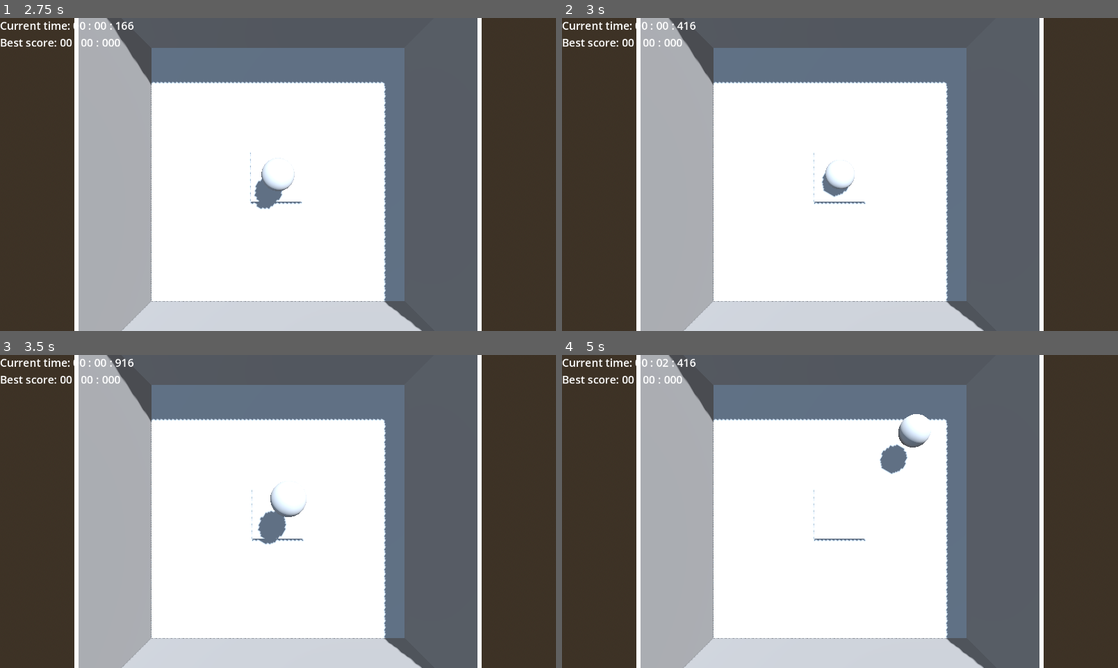
Above: before the commit, frames 1-4 (two rows, left to right).
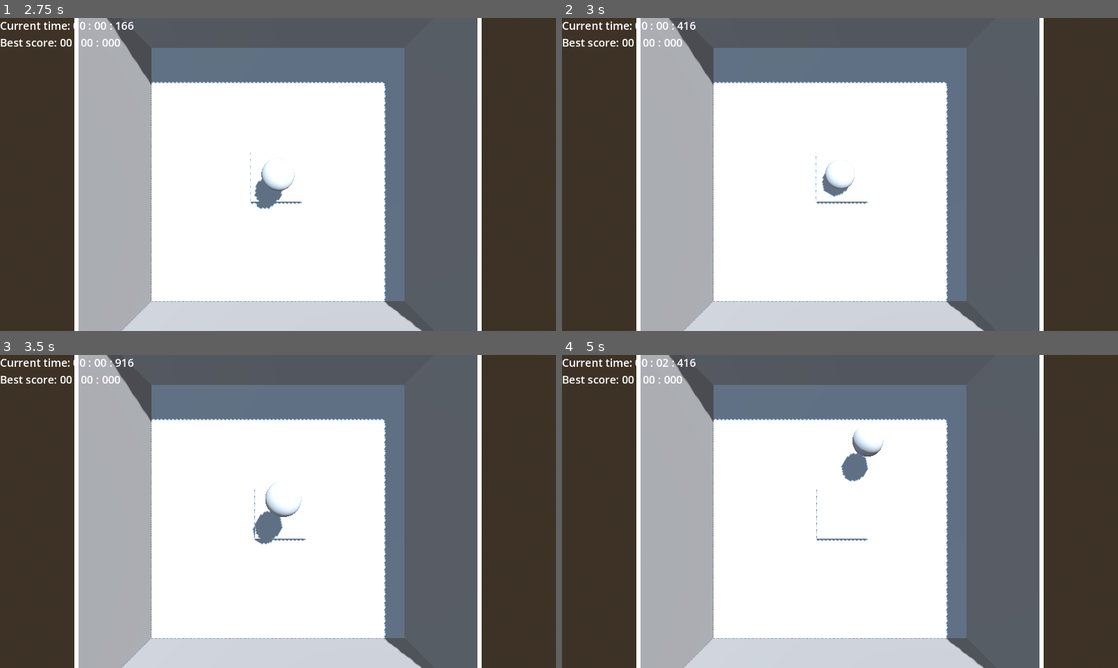
Above: after the commit, the same moments.

Repository: warriormaster12/Fsj2025
Game: Godot game, scene res://levels/actual_level.tscn
Same seed, same stepped clock (60 frames per second), same inputs: the game is played once before the commit and once after it. This scene is started directly instead of the project's main scene.
Inputs:
- Up to frame 1 (2.75 s): click "Start game" at 0.5 s; tap S (move_d) at 1.35 s; tap A (move_l) at 2.1 s
- Up to frame 2 (3 s): tap D (move_r) at 2.85 s
- Up to frame 3 (3.5 s): no input
- Up to frame 4 (5 s): tap W (move_u) at 3.6 s; tap S (move_d) at 4.35 s

Frame 1 is identical in both runs. In frame 2, less than 0.1% of the frame differs, in the area x 45-55%, y 42-60%; in frame 3, 0.4%; in frame 4, 1.3%, in the area x 45-67%, y 18-60%.

Commit message:
Change player acceleration

Diff:
--- a/scripts/player.gd
+++ b/scripts/player.gd
@@ -1,7 +1,8 @@
 extends CharacterBody3D
 
 
-const SPEED = 10.0
+const SPEED = 16.0
+const ACCELERATION = 24.0
 const FRICTION = 12.0
 
 
@@ -9,8 +10,8 @@
 	var input_dir := Input.get_vector("move_l", "move_r", "move_u", "move_d")
 	var direction := (transform.basis * Vector3(input_dir.x, 0, input_dir.y)).normalized()
 	if direction.length_squared() > 0.01:
-		velocity.x = move_toward(velocity.x, direction.x * SPEED, FRICTION * delta)
-		velocity.z = move_toward(velocity.z, direction.z * SPEED, FRICTION * delta)
+		velocity.x = move_toward(velocity.x, direction.x * SPEED, ACCELERATION * delta)
+		velocity.z = move_toward(velocity.z, direction.z * SPEED, ACCELERATION * delta)
 	else:
 		velocity.x = move_toward(velocity.x, 0, FRICTION * delta)
 		velocity.z = move_toward(velocity.z, 0, FRICTION * delta)
